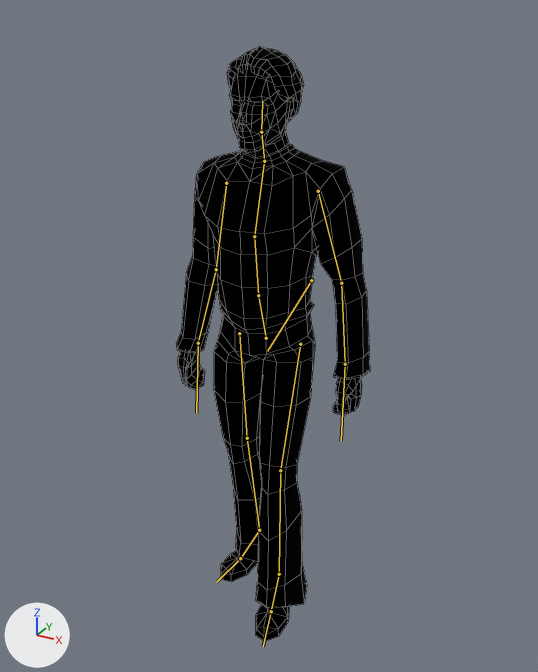
What one commit did to the FBX model Assets/Models/3DSimpleMan.fbx.
Both versions are drawn from a 50 mm camera at (2.86, -5.02, 3.13) aimed at (0.05, 0.08, 0.58). Lighting does not change. The marker at lower left points along +X, +Y and +Z. Both versions are drawn at frame 22 of the action 'Armature|walkLikeMan'; the numbers are the values there. The bones that bend it are drawn over the model as lines. Mesh edges are drawn as thin lines.

Names of what the first picture shows: 'uomo'.
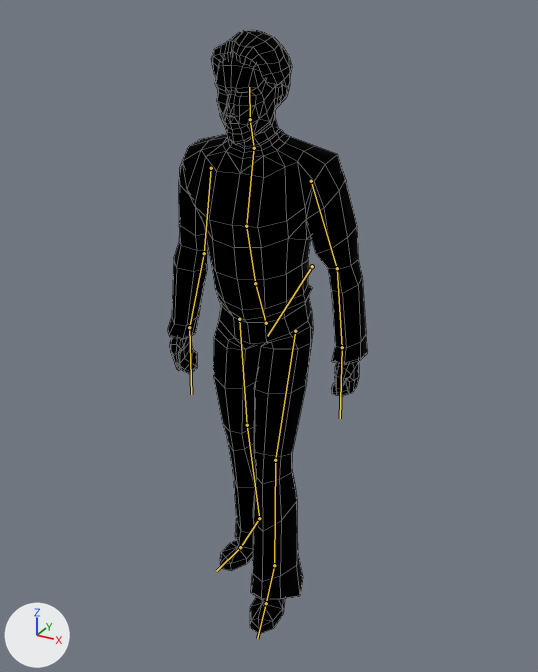
Location of each change, (x1, y1, x2, y2) in pixels of the pictures (538 x 672 px):
'uomo', posed: before (176, 46, 370, 642); after (168, 30, 368, 634)
bone 'root', root to tip: before (311, 280) to (267, 351); after (312, 266) to (267, 336)
bone 'bacino', root to tip: before (266, 338) to (258, 295); after (266, 323) to (255, 283)
bone 'schiena', root to tip: before (254, 236) to (264, 159); after (246, 226) to (254, 146)
bone 'bicipite_L', root to tip: before (226, 183) to (216, 269); after (211, 168) to (204, 253)
bone 'bicipite_R', root to tip: before (318, 191) to (341, 283); after (311, 181) to (337, 268)
bone 'gamba_R', root to tip: before (300, 344) to (280, 470); after (295, 331) to (275, 460)

Diff of the bpy script that builds the scene:
```diff
--- a/Assets/Models/3DSimpleMan.fbx.py
+++ b/Assets/Models/3DSimpleMan.fbx.py
@@ bone_root @@
 bone_root = bpy.data.objects['Armature'].pose.bones['root']
-bone_root.location = (0.0, 0.0, 0.0)
+bone_root.location = (0.0, -0.057, 0.128)
@@ bone_bacino @@
 bone_bacino = bpy.data.objects['Armature'].pose.bones['bacino']  # child of 'root'
-bone_bacino.rotation_quaternion = (1.0, 0.0, 0.0, 0.0)  # degrees (0, 0, 0)
+bone_bacino.rotation_quaternion = (0.998, -0.061, 0.009, -0.001)  # degrees (-7, 1, 0)
@@ bone_schiena @@
 bone_schiena = bpy.data.objects['Armature'].pose.bones['schiena']  # child of 'addome'
-bone_schiena.rotation_quaternion = (1.0, 0.0, 0.0, 0.0)  # degrees (0, 0, 0)
+bone_schiena.rotation_quaternion = (1.0, 0.003, 0.016, -0.018)  # degrees (0, 2, -2)
@@ bone_bicipite_l @@
 bone_bicipite_l = bpy.data.objects['Armature'].pose.bones['bicipite_L']  # child of 'schiena'
-bone_bicipite_l.location = (-0.021, -0.003, -0.023)
+bone_bicipite_l.location = (0.0, 0.0, 0.0)
@@ bone_bicipite_r @@
 bone_bicipite_r = bpy.data.objects['Armature'].pose.bones['bicipite_R']  # child of 'schiena'
-bone_bicipite_r.location = (-0.025, -0.027, 0.056)
+bone_bicipite_r.location = (0.0, 0.0, 0.0)
@@ bone_gamba_r @@
 bone_gamba_r = bpy.data.objects['Armature'].pose.bones['gamba_R']  # child of 'root'
-bone_gamba_r.location = (0.017, 0.002, 0.062)
+bone_gamba_r.location = (0.0, 0.0, 0.0)
```
